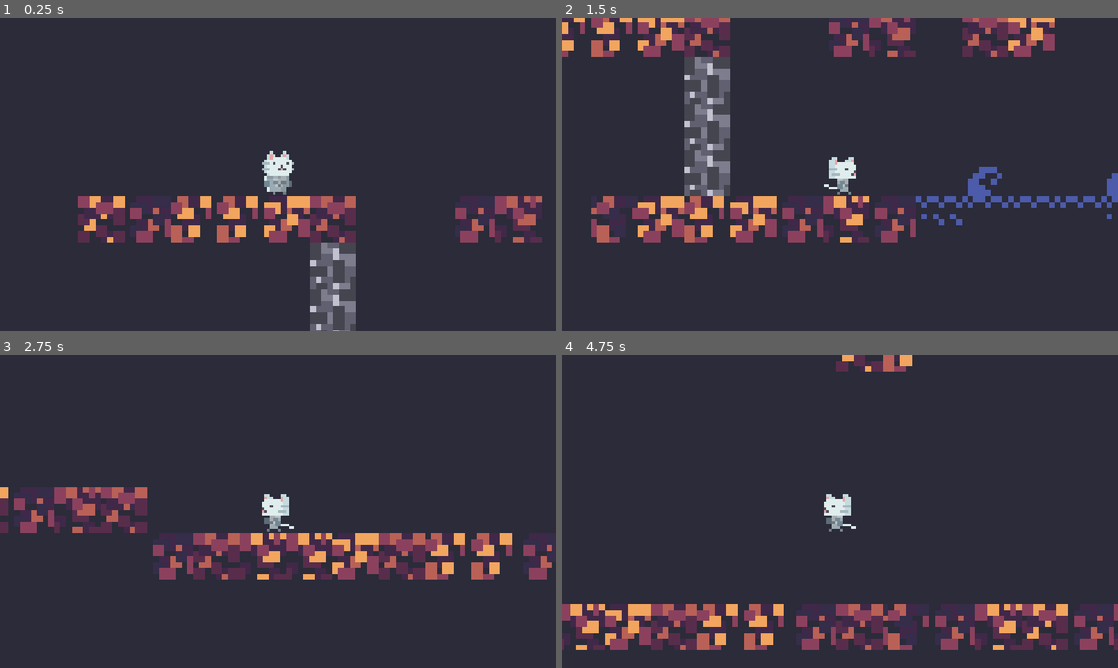
Above: before the commit, frames 1-4 (two rows, left to right).
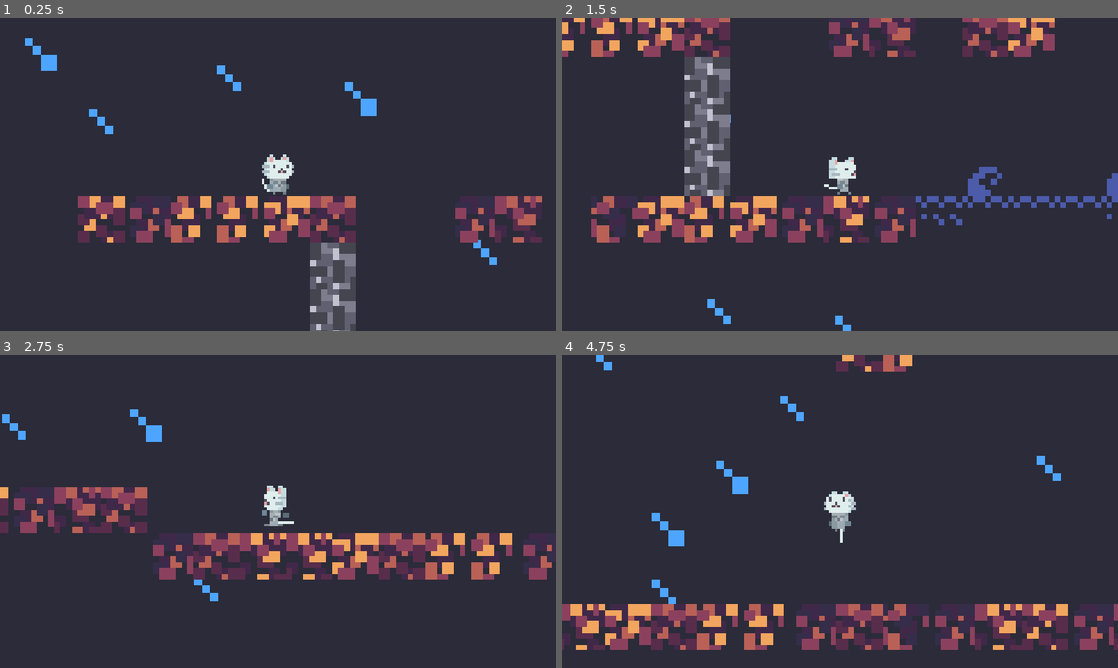
Above: after the commit, the same moments.

Repository: omnimistic/milk-overdose
Game: Godot game, scene res://scenes/main.tscn
Two runs of this game, one before a commit and one after it. Both use one fixed random seed, a clock stepped at 60 frames per second and the inputs below.
Inputs (mouse positions are in pixels of both pictures, inside the frame that each line leads up to):
- Up to frame 1 (0.25 s): no input
- Up to frame 2 (1.5 s): tap Enter (ui_accept) at 0.5, 0.77 s; move the mouse to (962, 158) at 0.52 s; hold Right (ui_right) from 0.53 s (still down); tap Alt at 0.6 s; click (962, 158) at 0.67 s; move the mouse to (728, 190) at 1.27 s; tap Shift at 1.35 s
- Up to frame 3 (2.75 s): tap Enter (ui_accept) at 1.52 s; move the mouse to (333, 442) at 2.02 s; release Right (ui_right) at 2.03 s; hold Left (ui_left) from 2.03 s (still down); tap Alt at 2.1 s
- Up to frame 4 (4.75 s): move the mouse to (812, 574) at 2.77 s; release Left (ui_left) at 2.78 s; hold Right (ui_right) 2.78-4.28 s; tap Shift at 2.85, 4.35 s; click (812, 574) at 2.92 s; tap Enter (ui_accept) at 3.02, 3.77, 4.52 s; move the mouse to (1006, 558) at 3.52 s; tap Alt at 3.6 s; move the mouse to (673, 464) at 4.27 s; hold Left (ui_left) from 4.28 s (still down)

The runs differ from the first frame. In frame 1, 1.1% of the frame differs, in the area x 4-90%, y 6-79%; in frame 2, 0.2%; in frame 3, 0.9%; in frame 4, 1.3%, in the area x 6-90%, y 0-80%.

Commit message:
first commit
forgot to create a repo so creating one now after already spending 4h 43m in the project

Diff:
--- a/scenes/main.tscn
+++ b/scenes/main.tscn
@@ -114,7 +114,6 @@
 frame = 20
 
 [node name="rain" type="ColorRect" parent="." unique_id=1339848731]
-visible = false
 material = SubResource("ShaderMaterial_vw3mj")
 offset_right = 1328.0
 offset_bottom = 926.0
--- a/scenes/player.tscn
+++ b/scenes/player.tscn
@@ -2,6 +2,7 @@
 
 [ext_resource type="Texture2D" uid="uid://e4quwe1goq2g" path="res://assets/sprites/Meow-Knight_Idle.png" id="1_3vyb7"]
 [ext_resource type="Script" uid="uid://cnu4gtp6ycbua" path="res://scripts/player.gd" id="1_g2els"]
+[ext_resource type="Texture2D" uid="uid://bt5dwiv3o4t3m" path="res://assets/sprites/jump.png" id="3_dqkch"]
 [ext_resource type="Texture2D" uid="uid://b1dtetwnr1tya" path="res://assets/sprites/run.png" id="3_qhqgy"]
 
 [sub_resource type="CapsuleShape2D" id="CapsuleShape2D_vw3mj"]
@@ -45,6 +46,58 @@
 "transitions": PackedFloat32Array(1),
 "update": 1,
 "values": [ExtResource("1_3vyb7")]
+}
+tracks/3/type = "value"
+tracks/3/imported = false
+tracks/3/enabled = true
+tracks/3/path = NodePath("Sprite2D:vframes")
+tracks/3/interp = 1
+tracks/3/loop_wrap = true
+tracks/3/keys = {
+"times": PackedFloat32Array(0),
+"transitions": PackedFloat32Array(1),
+"update": 1,
+"values": [1]
+}
+
+[sub_resource type="Animation" id="Animation_tuyoq"]
+resource_name = "fall_down"
+length = 0.6
+tracks/0/type = "value"
+tracks/0/imported = false
+tracks/0/enabled = true
+tracks/0/path = NodePath("Sprite2D:texture")
+tracks/0/interp = 1
+tracks/0/loop_wrap = true
+tracks/0/keys = {
+"times": PackedFloat32Array(0),
+"transitions": PackedFloat32Array(1),
+"update": 1,
+"values": [ExtResource("3_dqkch")]
+}
+tracks/1/type = "value"
+tracks/1/imported = false
+tracks/1/enabled = true
+tracks/1/path = NodePath("Sprite2D:frame")
+tracks/1/interp = 1
+tracks/1/loop_wrap = true
+tracks/1/keys = {
+"times": PackedFloat32Array(0, 0.099999994, 0.19999999, 0.3, 0.39999998, 0.49999997),
+"transitions": PackedFloat32Array(1, 1, 1, 1, 1, 1),
+"update": 1,
+"values": [6, 7, 8, 9, 10, 11]
+}
+tracks/2/type = "value"
+tracks/2/imported = false
+tracks/2/enabled = true
+tracks/2/path = NodePath("Sprite2D:hframes")
+tracks/2/interp = 1
+tracks/2/loop_wrap = true
+tracks/2/keys = {
+"times": PackedFloat32Array(0),
+"transitions": PackedFloat32Array(1),
+"update": 1,
+"values": [12]
 }
 tracks/3/type = "value"
 tracks/3/imported = false
@@ -112,6 +165,58 @@
 "values": [1]
 }
 
+[sub_resource type="Animation" id="Animation_qlg0r"]
+resource_name = "jump_up"
+length = 0.3
+tracks/0/type = "value"
+tracks/0/imported = false
+tracks/0/enabled = true
+tracks/0/path = NodePath("Sprite2D:texture")
+tracks/0/interp = 1
+tracks/0/loop_wrap = true
+tracks/0/keys = {
+"times": PackedFloat32Array(0),
+"transitions": PackedFloat32Array(1),
+"update": 1,
+"values": [ExtResource("3_dqkch")]
+}
+tracks/1/type = "value"
+tracks/1/imported = false
+tracks/1/enabled = true
+tracks/1/path = NodePath("Sprite2D:frame")
+tracks/1/interp = 1
+tracks/1/loop_wrap = true
+tracks/1/keys = {
+"times": PackedFloat32Array(0, 0.099999964, 0.19999996, 0.6333333, 0.73333335, 0.8333333),
+"transitions": PackedFloat32Array(1, 1, 1, 1, 1, 1),
+"update": 1,
+"values": [3, 4, 5, 0, 1, 2]
+}
+tracks/2/type = "value"
+tracks/2/imported = false
+tracks/2/enabled = true
+tracks/2/path = NodePath("Sprite2D:hframes")
+tracks/2/interp = 1
+tracks/2/loop_wrap = true
+tracks/2/keys = {
+"times": PackedFloat32Array(0),
+"transitions": PackedFloat32Array(1),
+"update": 1,
+"values": [12]
+}
+tracks/3/type = "value"
+tracks/3/imported = false
+tracks/3/enabled = true
+tracks/3/path = NodePath("Sprite2D:vframes")
+tracks/3/interp = 1
+tracks/3/loop_wrap = true
+tracks/3/keys = {
+"times": PackedFloat32Array(0, 0.099999994),
+"transitions": PackedFloat32Array(1, 1),
+"update": 1,
+"values": [1, 1]
+}
+
 [sub_resource type="Animation" id="Animation_dqkch"]
 resource_name = "run"
 length = 0.5
@@ -168,7 +273,9 @@
 [sub_resource type="AnimationLibrary" id="AnimationLibrary_dqkch"]
 _data = {
 &"RESET": SubResource("Animation_g2els"),
+&"fall_down": SubResource("Animation_tuyoq"),
 &"idle": SubResource("Animation_qhqgy"),
+&"jump_up": SubResource("Animation_qlg0r"),
 &"run": SubResource("Animation_dqkch")
 }
 
--- a/scripts/player.gd
+++ b/scripts/player.gd
@@ -35,5 +35,13 @@
 			$AnimationPlayer.play("idle")
 		else:
 			$AnimationPlayer.play("run")
+	else:
+		if velocity.y < -50.0:
+			$AnimationPlayer.play("jump_up")
+		elif velocity.y > 50.0:
+			$AnimationPlayer.play("fall_down")
+		else:
+			pass
+			#$AnimationPlayer.play("jump_zero_val")
 
 	move_and_slide()
Binary file added: assets/sprites/jump.png
Not shown, added: assets/sprites/jump.png.import
